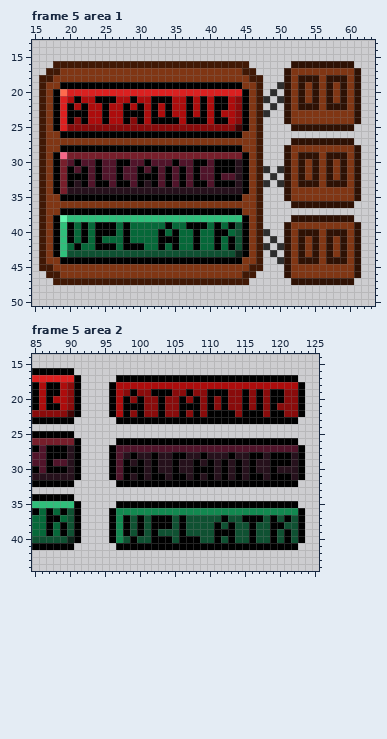
Edited in one commit: pixel-art file (Aseprite/Background pallete.aseprite). Above is the file before it was changed.
480x480 pixels, 6 frames. Shown: frame 5 area 1: x 15..63, y 13..50; frame 5 area 2: x 85..125, y 14..44.
After the commit:
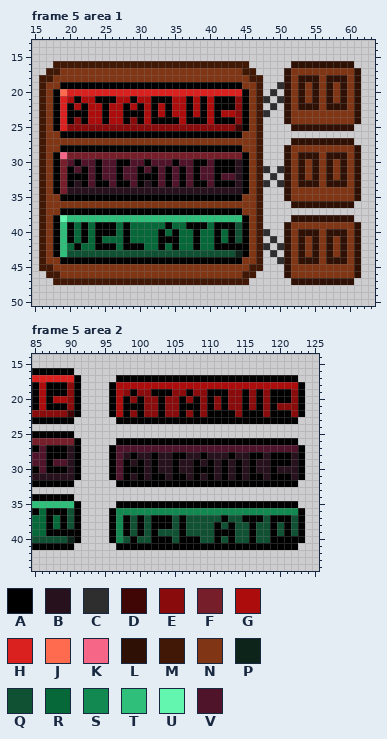
Palette (. is transparent): A #000000  B #26111c  C #2e2e2e  D #400505  E #890b0b  F #771e2b  G #ad0c0c  H #db2020  J #ff6b4e  K #f66687  L #2e1104  M #401805  N #803614  P #0c2419  Q #0f5132  R #066839  S #128950  T #30bf7b  U #62f6af  V #50142a
Change:
Frame 5 area 1, layer "Layer 4":
y 21..22: x 43 G -> A
y 24: x 43 G -> A
y 39: x 42 R -> A
y 40: x 42..43 AR -> RA
y 42: x 42 R -> A; x 44 Q -> A
Frame 5 area 2, layer "Layer 4":
y 18: x 89 G -> A
y 19: x 89 G -> A; x 121 E -> A
y 20: x 121 E -> A
y 21: x 89 G -> A
y 22: x 121 E -> A
y 36: x 88 R -> A
y 37: x 88..89 AR -> RA; x 120 Q -> A
y 38: x 120..121 AQ -> QA
y 39: x 88 R -> A; x 90 Q -> A
y 40: x 120 Q -> A; x 122 Q -> A
Where, in picture pixels (left, top, right, bottom), the same in both pictures:
changed: (228, 96, 235, 124)
changed: (221, 222, 242, 250)
changed: (60, 382, 67, 410)
changed: (284, 389, 291, 417)
changed: (53, 508, 74, 536)
changed: (277, 515, 298, 543)
